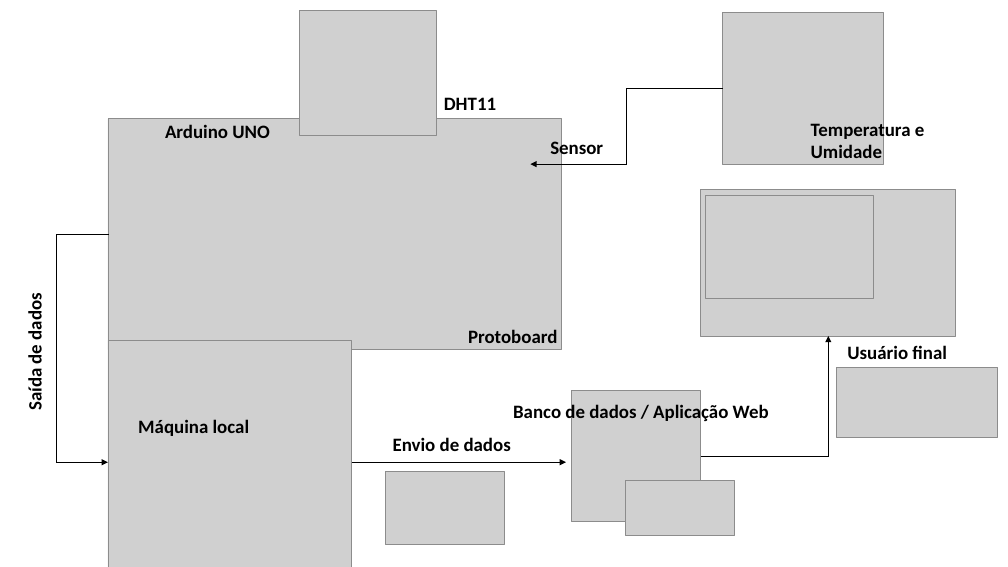
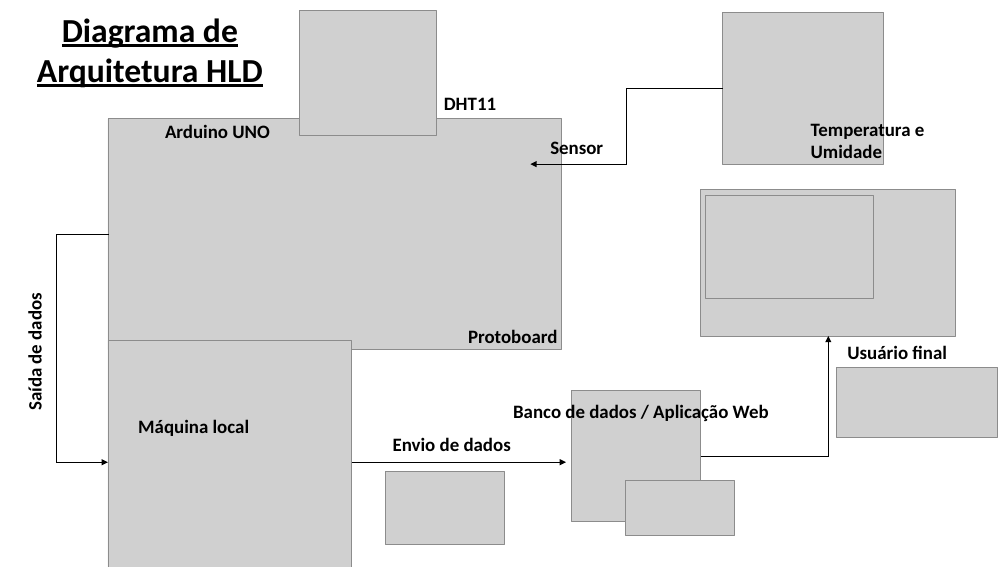
Before and after one commit to allantnunes/MonkeysHealthcare, a slide deck: slide 5 of Apresentação MonkeysTest.pptx (slide 6 before the commit). Drawn at 1008x567 pixels with LibreOffice and Linux fonts; fonts in the diff are those of the drawing; grey boxes stand for pictures. Boxes give left, top, right and bottom in pixels: in the first picture for what was removed or moved away, otherwise in the second. Text is boxed around its words. In the diff, an @@ line names an element or a change of style, - is before the commit and + after.

```diff
--- a/Apresentação MonkeysTest.pptx
+++ b/Apresentação MonkeysTest.pptx
@@ text added at [37, 18, 263, 88], 32 pt, text #000000, bold, underline @@
+Diagrama de Arquitetura HLD
```
Also in this commit, not shown: 3 other slides changed, 4 slides added, 10 other files.
